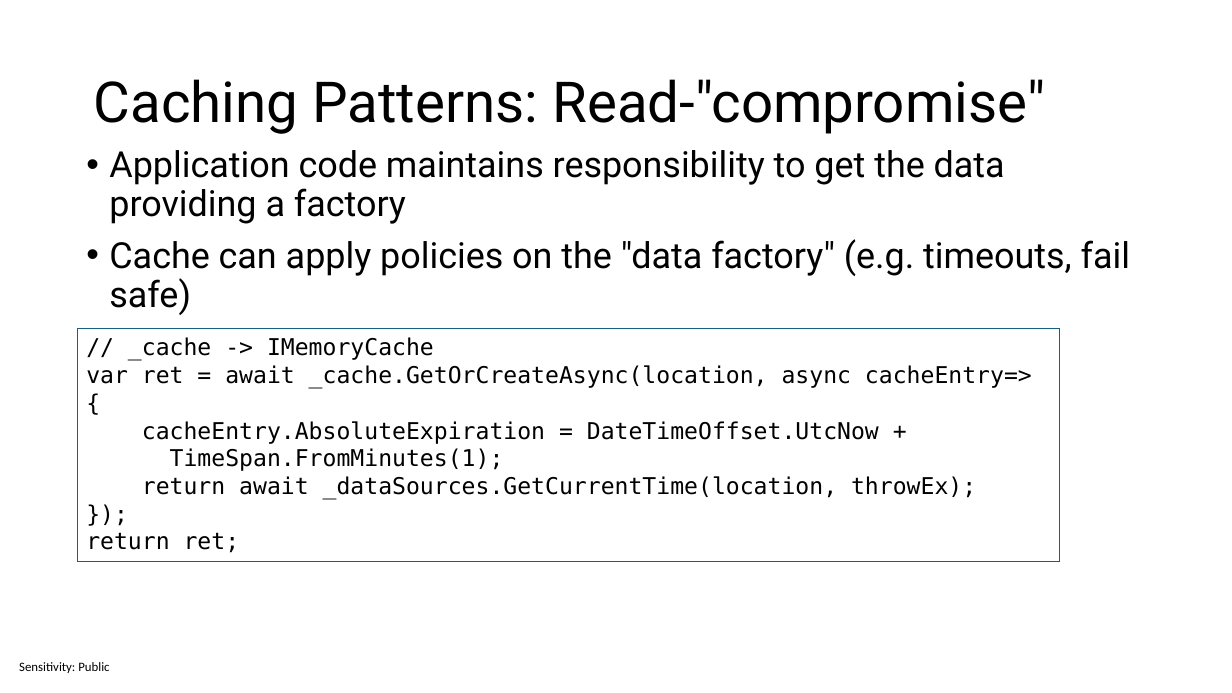
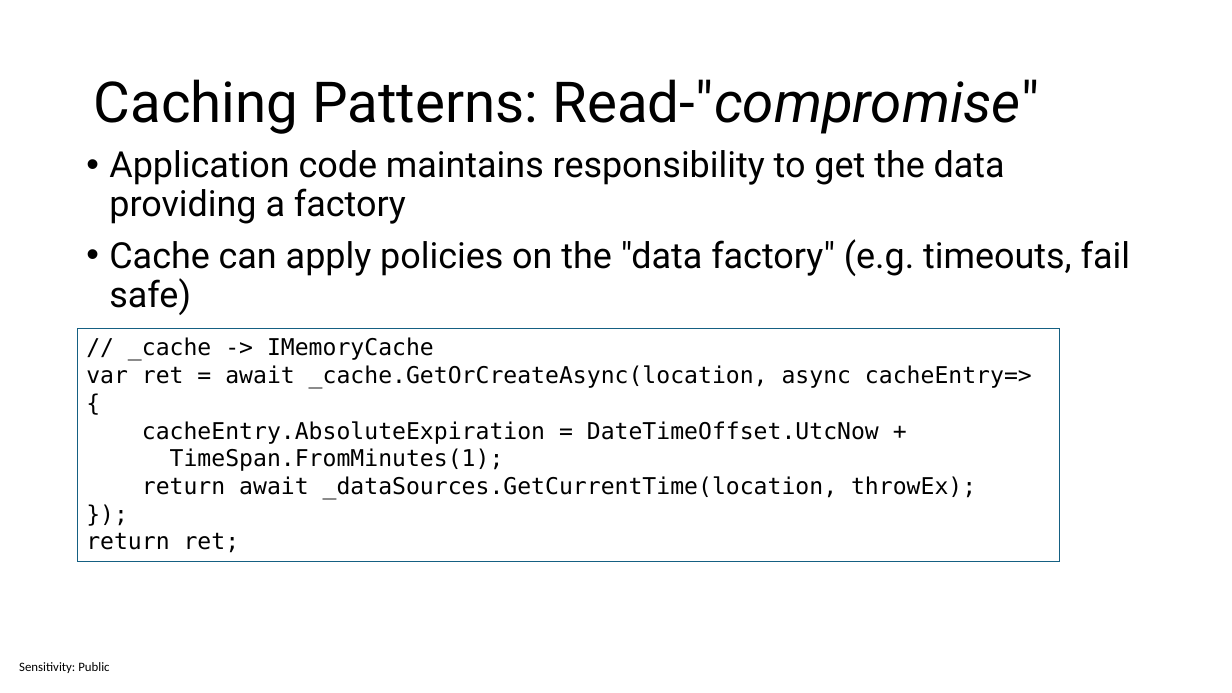
Before and after one commit to sabbadino/cache-like-a-pro-fusion-cache, a slide deck: slide 20 of cache-like-a-pro.pptx. Drawn at 1232x693 pixels with LibreOffice and Linux fonts; fonts in the diff are those of the drawing. Boxes give left, top, right and bottom in pixels: in the first picture for what was removed or moved away, otherwise in the second. Text is boxed around its words. In the diff, an @@ line names an element or a change of style, - is before the commit and + after.

```diff
--- a/cache-like-a-pro.pptx
+++ b/cache-like-a-pro.pptx
@@ title "Caching Patterns: Read-"compromise"" at box(94, 79, 1039, 134): italic on in "Read-"compromise"" @@
```
Also in this commit, not shown: 8 other slides changed.
